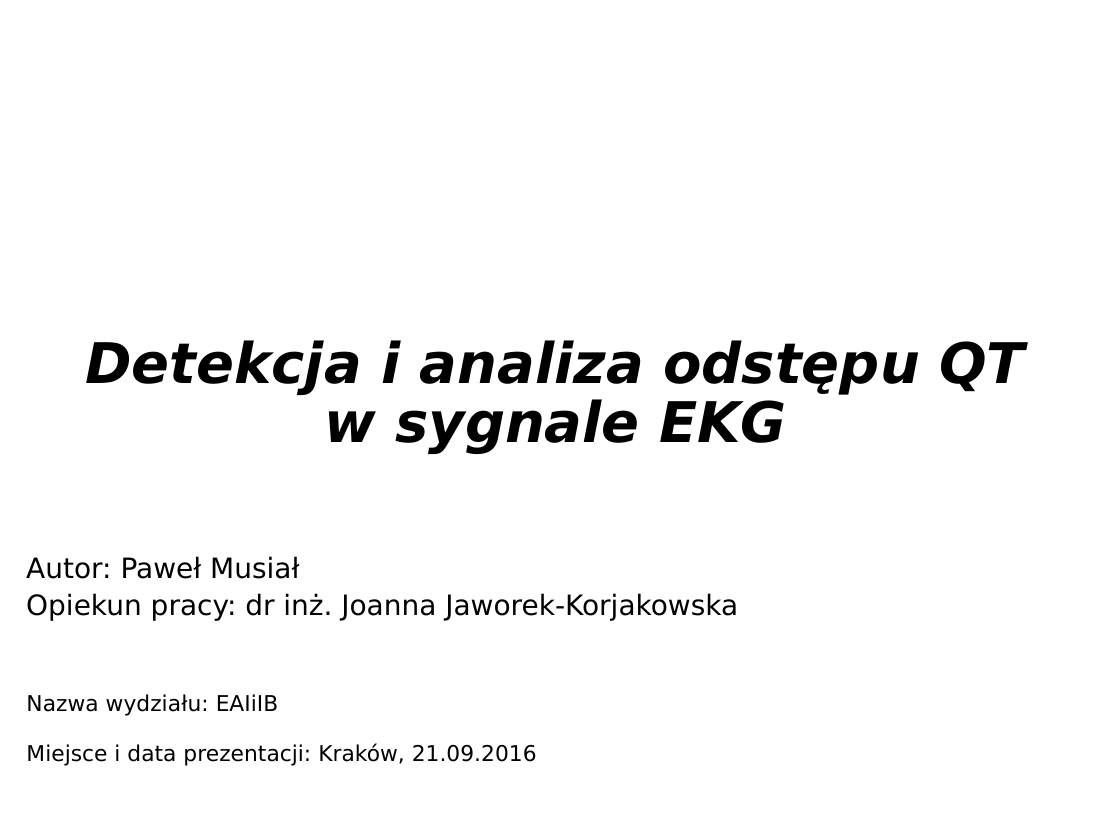
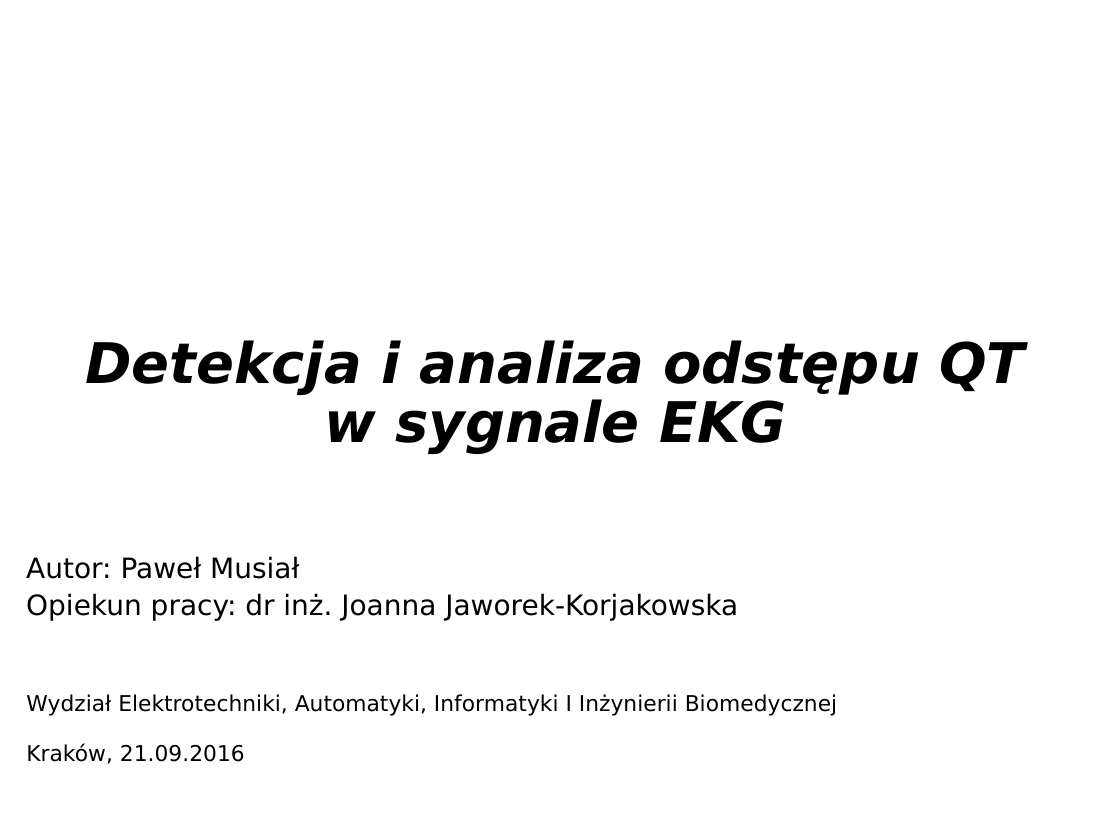
Before and after one commit to pawcio16m/MasterThesis_QTIntervalsCalc, a slide deck: slide 1 of PrezentacjaMagisterska.odp. Drawn at 1120x840 pixels with LibreOffice and Linux fonts; fonts in the diff are those of the drawing; background and template pictures are left out. Boxes give left, top, right and bottom in pixels: in the first picture for what was removed or moved away, otherwise in the second. Text is boxed around its words. In the diff, an @@ line names an element or a change of style, - is before the commit and + after.

```diff
--- a/PrezentacjaMagisterska.odp
+++ b/PrezentacjaMagisterska.odp
@@ text at <box>26,694,837,764</box>: text changed @@
-Nazwa wydziału: EAIiIB
-Miejsce i data prezentacji: Kraków, 21.09.2016
+Wydział Elektrotechniki, Automatyki, Informatyki I Inżynierii Biomedycznej
+Kraków, 21.09.2016
```
Also in this commit, not shown: 8 other slides changed, 1 other file.
